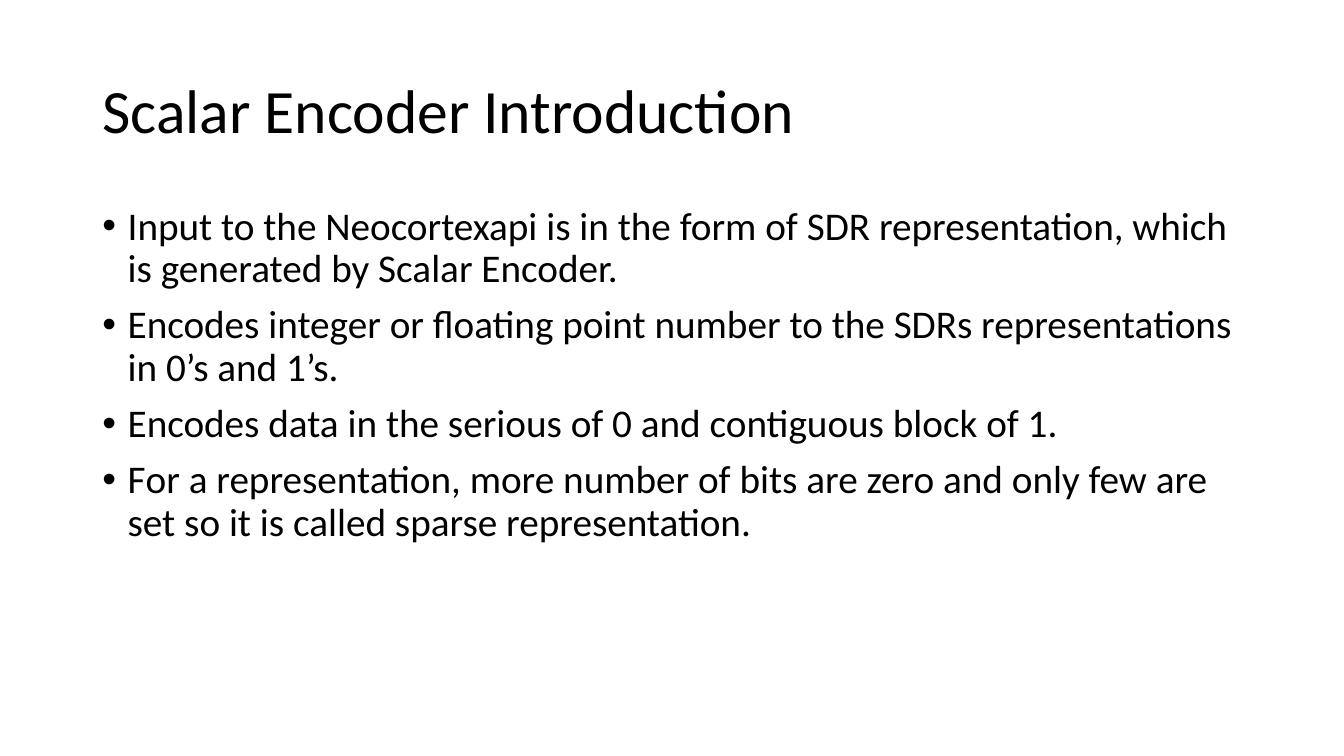
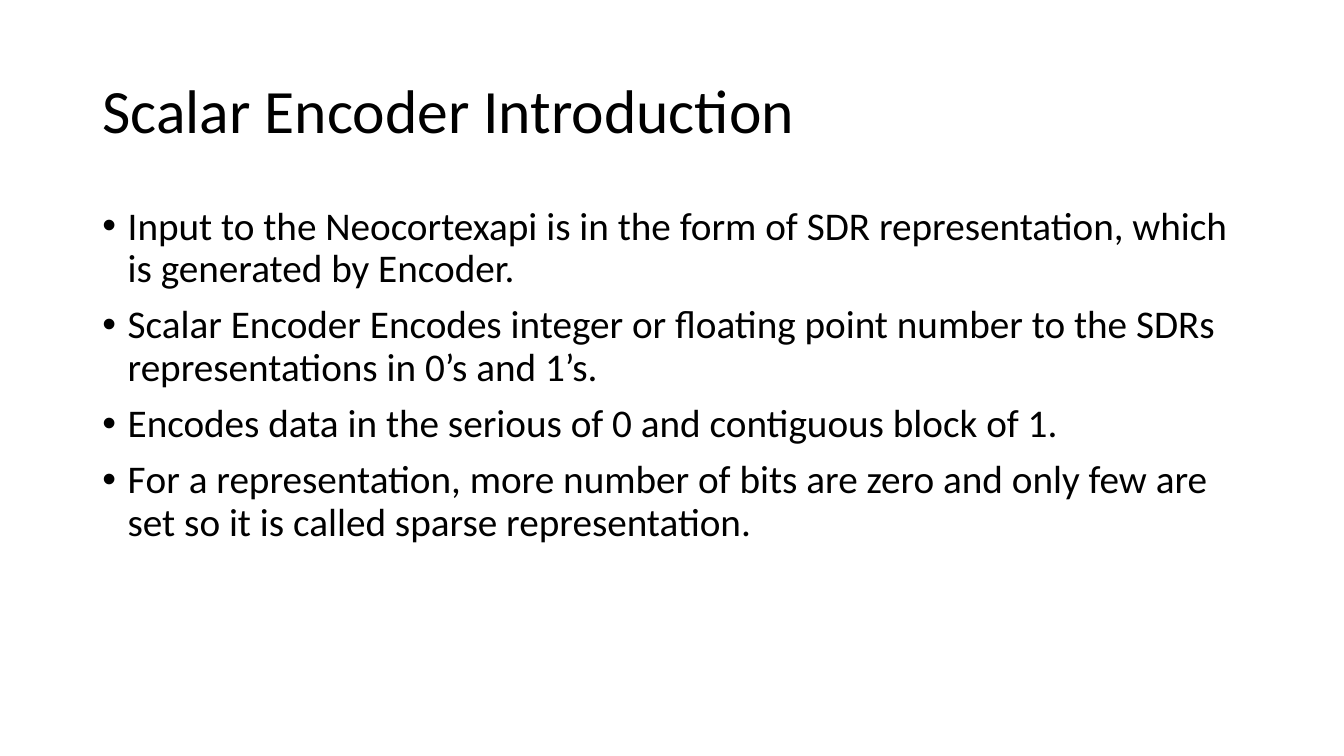
Before and after one commit to bisalgt/neocortexapi, a slide deck: slide 2 of source/ScalarEncoderImproved/Documentation/Improve Scalar Encoder Presentation.pptx. Drawn at 1344x756 pixels with LibreOffice and Linux fonts; fonts in the diff are those of the drawing. Boxes give left, top, right and bottom in pixels: in the first picture for what was removed or moved away, otherwise in the second. Text is boxed around its words. In the diff, an @@ line names an element or a change of style, - is before the commit and + after.

Commit message:
minor update in presentation file

```diff
--- a/source/ScalarEncoderImproved/Documentation/Improve Scalar Encoder Presentation.pptx
+++ b/source/ScalarEncoderImproved/Documentation/Improve Scalar Encoder Presentation.pptx
@@ text at (128,212,1227,388): text changed @@
-• Input to the Neocortexapi is in the form of SDR representation, which is generated by Scalar Encoder.
-• Encodes integer or floating point number to the SDRs representations in 0’s and 1’s.
+• Input to the Neocortexapi is in the form of SDR representation, which is generated by Encoder.
+• Scalar Encoder Encodes integer or floating point number to the SDRs representations in 0’s and 1’s.
```
